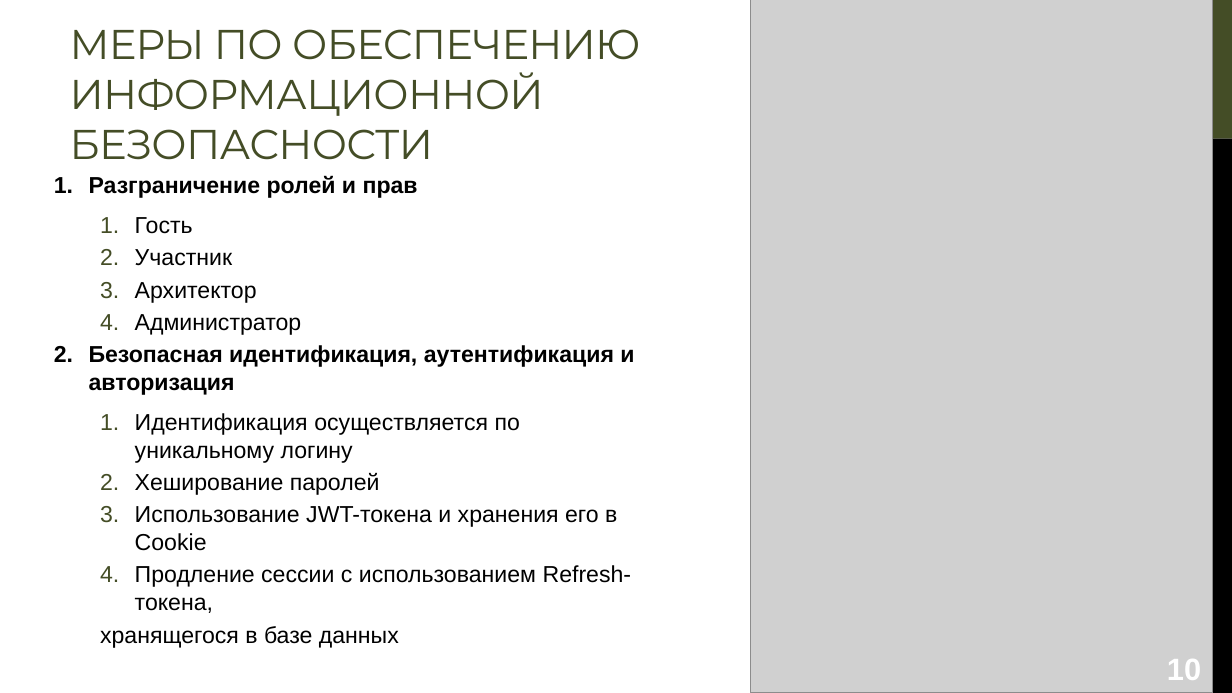
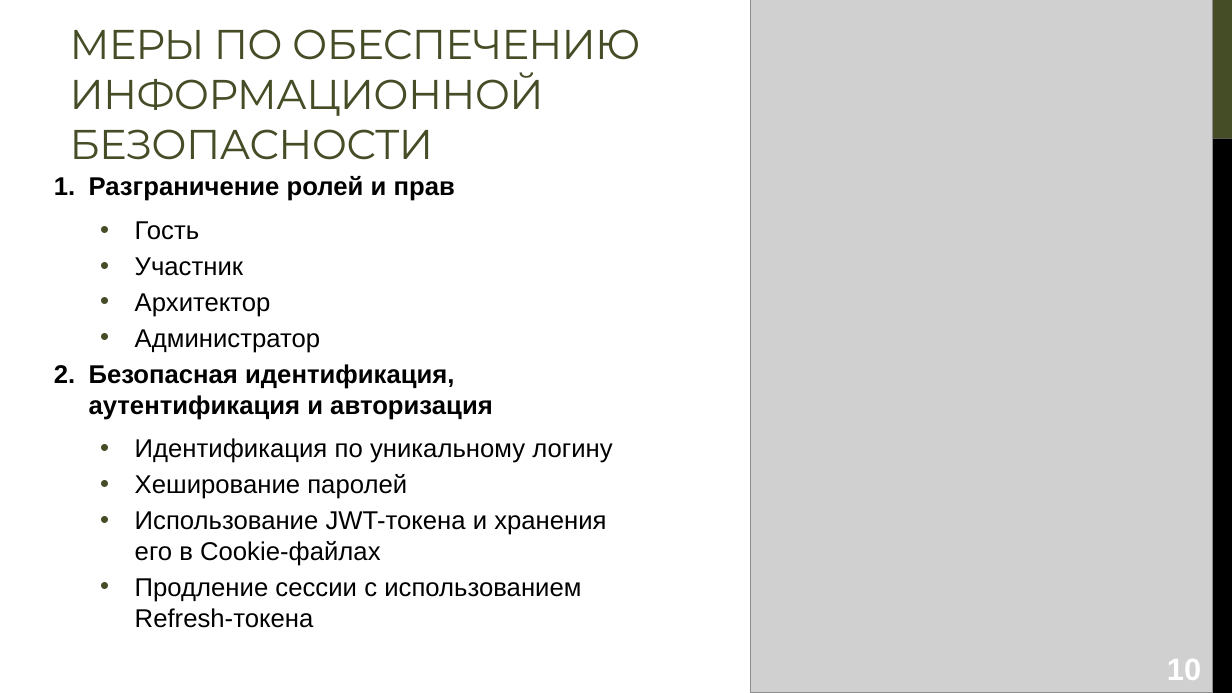
Before and after one commit to CasCadeVR/CADR, a slide deck: slide 10 of docs/КурсоваяРабота_Презентация_Турчанинов.pptx. Drawn at 1232x693 pixels with LibreOffice and Linux fonts; fonts in the diff are those of the drawing; grey boxes stand for pictures. Boxes give left, top, right and bottom in pixels: in the first picture for what was removed or moved away, otherwise in the second. Text is boxed around its words. In the diff, an @@ line names an element or a change of style, - is before the commit and + after.

```diff
--- a/docs/КурсоваяРабота_Презентация_Турчанинов.pptx
+++ b/docs/КурсоваяРабота_Презентация_Турчанинов.pptx
@@ text at [89, 176, 493, 499]: size 18 to 20 pt in "Разграничение ролей и прав", "Гость", "Участник", "Архитектор" and 3 more places; bullet 1. to • @@
@@ text at [135, 438, 612, 463]: text changed; size 18 to 20 pt @@
-  1. Идентификация осуществляется по уникальному логину
+  • Идентификация по уникальному логину
@@ text at [135, 511, 606, 628]: text changed; size 18 to 20 pt @@
-  3. Использование JWT-токена и хранения его в Cookie
-  4. Продление сессии c использованием Refresh-токена,
-  хранящегося в базе данных
+  • Использование JWT-токена и хранения его в Cookie-файлах
+  • Продление сессии c использованием Refresh-токена
```
Also in this commit, not shown: 6 other slides changed, 1 other file.
